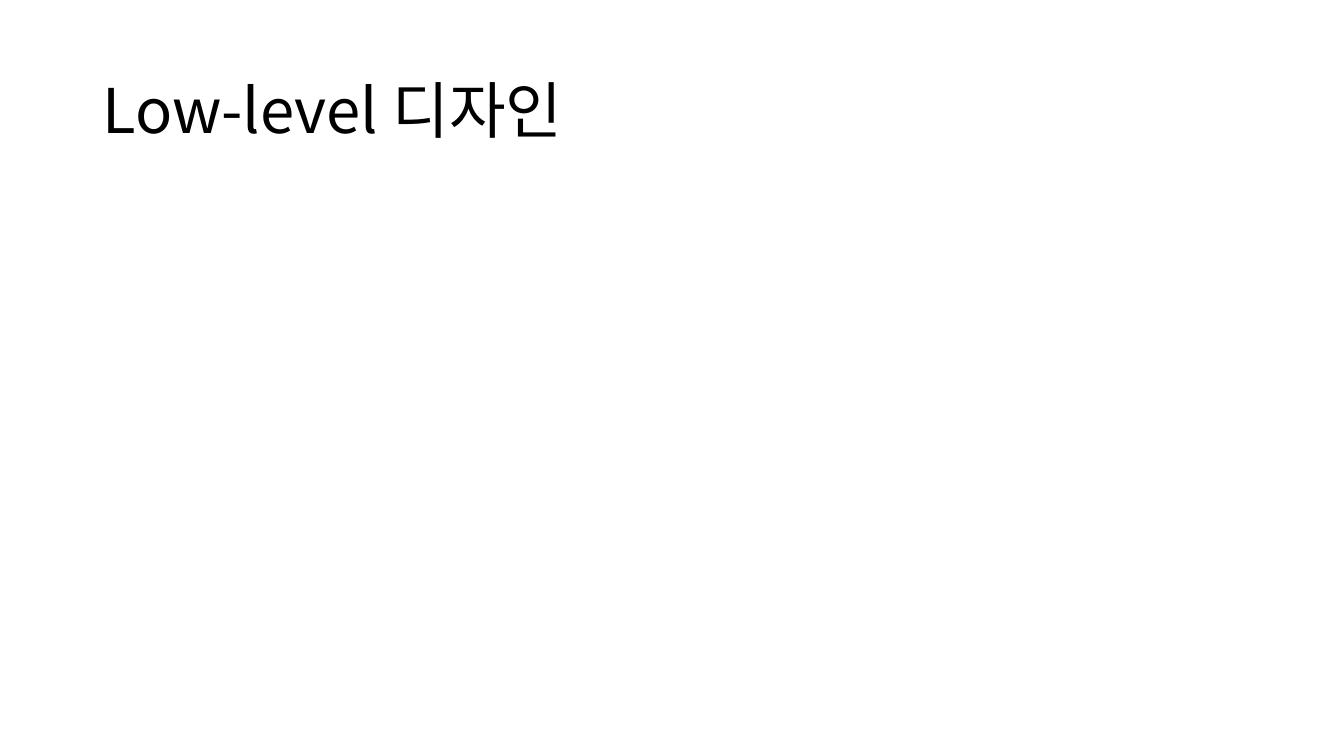
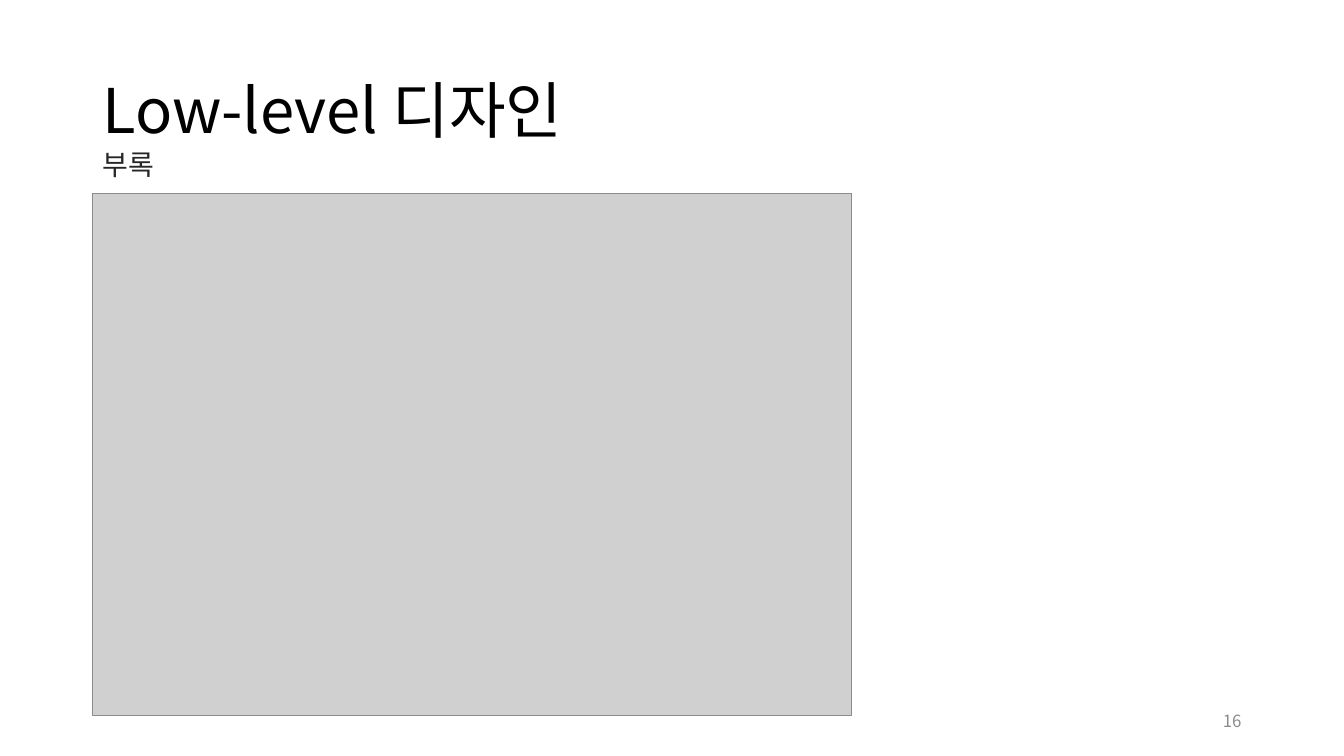
Before and after one commit to andy3790/NGP_Project, a slide deck: slide 16 of Doc/추진 계획서.pptx (slide 5 before the commit). Drawn at 1344x756 pixels with LibreOffice and Linux fonts; fonts in the diff are those of the drawing; grey boxes stand for pictures. Boxes give left, top, right and bottom in pixels: in the first picture for what was removed or moved away, otherwise in the second. Text is boxed around its words. In the diff, an @@ line names an element or a change of style, - is before the commit and + after.

```diff
--- a/Doc/추진 계획서.pptx
+++ b/Doc/추진 계획서.pptx
@@ text added at <box>102,152,154,177</box>, 20 pt, text #262626 @@
+부록
@@ picture added at <box>93,194,852,716</box> @@
@@ page number added at <box>1223,714,1242,727</box>, 12 pt, text #8C8C8C @@
+16
```
Also in this commit, not shown: 6 other slides changed, 16 slides added, 5 slides removed.
